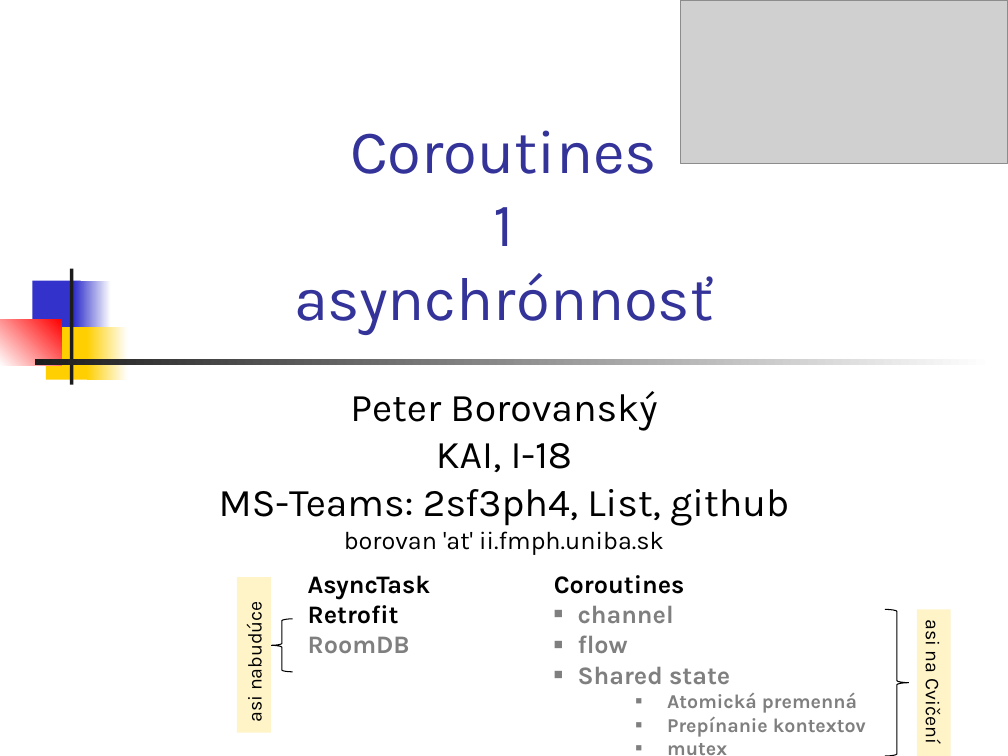
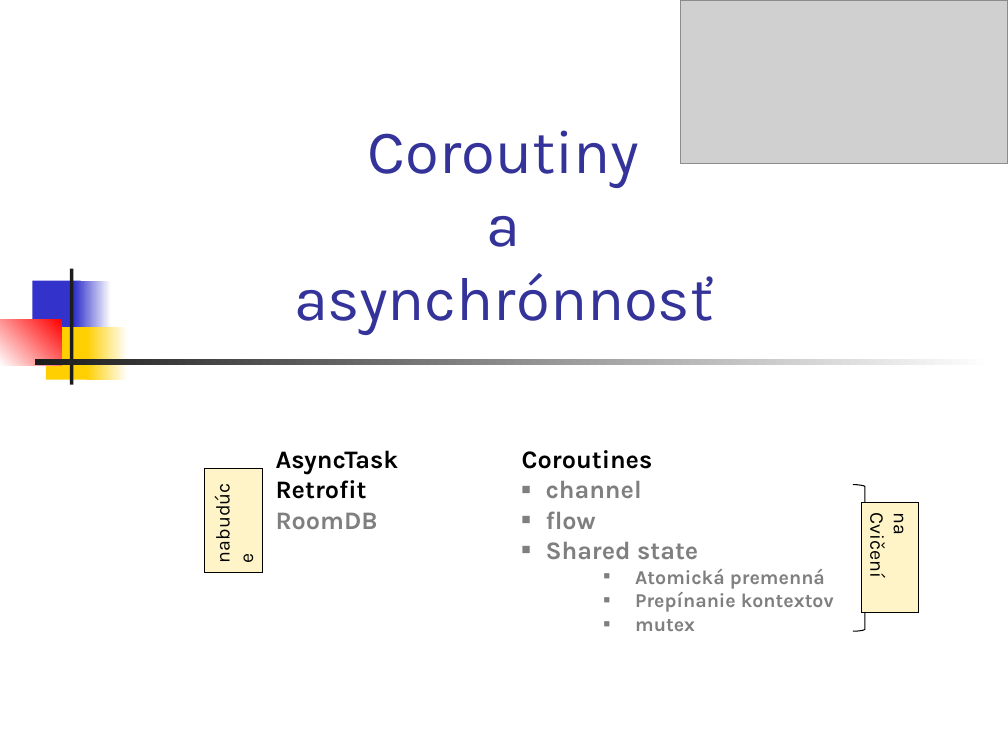
Before and after one commit to vmandro/Prednasky, a slide deck: slide 2 of 10/10_Android.ppt (slide 1 before the commit). Drawn at 1008x756 pixels with LibreOffice and Linux fonts; fonts in the diff are those of the drawing; grey boxes stand for pictures. Boxes give left, top, right and bottom in pixels: in the first picture for what was removed or moved away, otherwise in the second. Text is boxed around its words. In the diff, an @@ line names an element or a change of style, - is before the commit and + after.

```diff
--- a/10/10_Android.ppt
+++ b/10/10_Android.ppt
@@ title at (x1=294, y1=130, x2=713, y2=335): text changed @@
-Coroutines
-1
-asynchrónnosť
+Coroutiny
+a
+asynchrónnosť
@@ text removed at (x1=219, y1=391, x2=789, y2=555) @@
-Peter Borovanský
-KAI, I-18
-MS-Teams: 2sf3ph4, List, github
-borovan 'at' ii.fmph.uniba.sk
@@ rectangle "nabudúce" at (x1=205, y1=468, x2=263, y2=573): outline none to #000000 0.74 pt @@
@@ rectangle "nabudúce" resized from (x1=237, y1=578, x2=271, y2=733) to (x1=205, y1=468, x2=263, y2=573) @@
@@ 2 texts, 2 freeform shapes moved together from (x1=271, y1=575, x2=909, y2=756) to (x1=239, y1=450, x2=877, y2=631) @@
@@ rectangle "na Cvičení" resized from (x1=917, y1=609, x2=951, y2=755) to (x1=861, y1=503, x2=918, y2=613) @@
@@ rectangle "na Cvičení" at (x1=861, y1=503, x2=918, y2=613): outline none to #000000 0.74 pt @@
@@ text in rectangle at (x1=865, y1=515, x2=915, y2=577): text changed @@
-asi na Cvičení
+na Cvičení
@@ text in rectangle at (x1=242, y1=612, x2=268, y2=721): text changed @@
-asi nabudúce
+nabudúce
```
Also in this commit, not shown: 22 other slides changed, 6 slides added, 4 other files.
